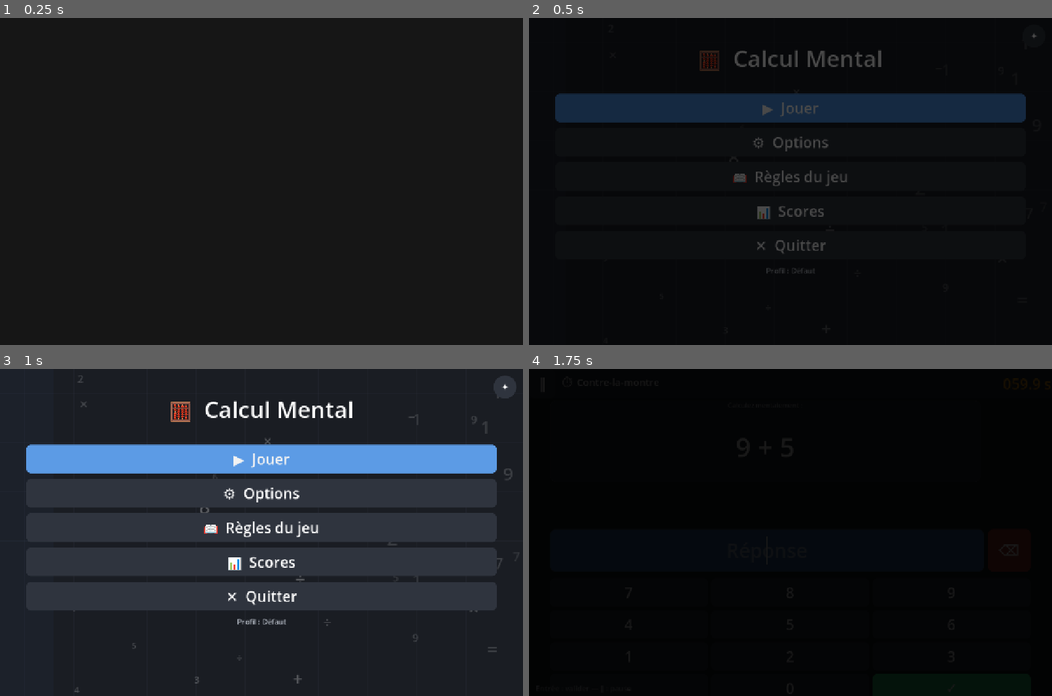
Above: before the commit, frames 1-4 (two rows, left to right).
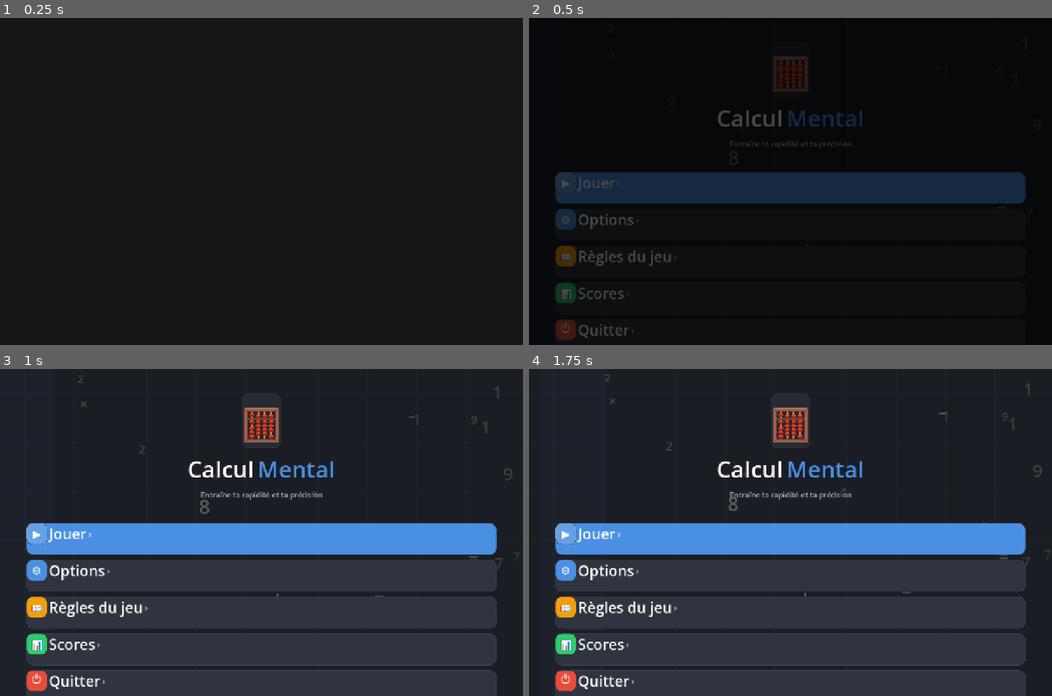
Above: after the commit, the same moments.

Repository: lebienflorian-cmd/Calcul-Mental-Godot-Android
Game: Godot game, scene res://scenes/Main.tscn
The game is run twice, just before and just after one commit, with the same random seed, the same clock (stepped at 60 frames per second) and the same inputs.
Inputs (mouse positions are in pixels of both pictures, inside the frame that each line leads up to):
- Up to frame 1 (0.25 s): no input
- Up to frame 2 (0.5 s): no input
- Up to frame 3 (1 s): click (261, 460) at 0.5 s, where only the run before the commit has a clickable "▶ Jouer"
- Up to frame 4 (1.75 s): click (790, 460) at 1.25 s, where only the run before the commit has a clickable "▶ Jouer"

Frame 1 is identical in both runs. In frame 2, 20% of the frame differs, in the area x 5-97%, y 4-99%; in frame 3, 52%; in frame 4, 99%, in the area x 0-100%, y 0-100%.

Commit message:
Refactor main menu into modern mobile card layout

Diff:
--- a/scripts/scenes/main_menu.gd
+++ b/scripts/scenes/main_menu.gd
@@ -22,9 +22,11 @@
 	set_process(true)
 
 func _build_ui() -> void:
-	var vp  := get_viewport_rect().size
-	var vw  := vp.x
+	var vp := get_viewport_rect().size
+	var vw := vp.x
 	var margin := maxf(20.0, vw * 0.05)
+	var safe_top := maxi(60, int(DisplayServer.screen_get_usable_rect().position.y + 24.0))
+
 	# Conteneur principal pleine largeur
 	var root := VBoxContainer.new()
 	root.anchor_left = 0.0
@@ -33,54 +35,182 @@
 	root.anchor_bottom = 1.0
 	root.offset_left = margin
 	root.offset_right = -margin
-	root.offset_top = 60
-	root.offset_bottom = -40
-	root.add_theme_constant_override("separation", 14)
+	root.offset_top = safe_top
+	root.offset_bottom = -24
 	add_child(root)
 
-	# Titre
-	_title_label = Label.new()
-	_title_label.text = "🧮  Calcul Mental"
-	_title_label.add_theme_color_override("font_color", ThemeManager.TEXT)
-	_title_label.add_theme_font_size_override("font_size", ThemeManager.scaled_i(ThemeManager.FONT_TITLE))
-	_title_label.horizontal_alignment = HORIZONTAL_ALIGNMENT_CENTER
-	root.add_child(_title_label)
-
-	# Espacement
-	var spacer := Control.new()
-	spacer.custom_minimum_size = Vector2(0, 20)
-	root.add_child(spacer)
-
-	# Boutons principaux
-	_add_menu_button(root, "▶  Jouer",          ThemeManager.ACCENT,   _on_play)
-	_add_menu_button(root, "⚙  Options",        ThemeManager.SURFACE_2, _on_options)
-	_add_menu_button(root, "📖  Règles du jeu", ThemeManager.SURFACE_2, _on_rules)
-	_add_menu_button(root, "📊  Scores",        ThemeManager.SURFACE_2, _on_scores)
-	_add_menu_button(root, "✕  Quitter",        ThemeManager.SURFACE_2, _on_quit)
-
-	# Profil affiché en bas
-	var prof := Label.new()
-	prof.text = "Profil : %s" % ProfileManager.current_profile
-	prof.add_theme_color_override("font_color", ThemeManager.TEXT_DIM)
-	prof.add_theme_font_size_override("font_size", ThemeManager.scaled_i(ThemeManager.FONT_SMALL))
-	prof.horizontal_alignment = HORIZONTAL_ALIGNMENT_CENTER
-	root.add_child(prof)
-	ProfileManager.profile_changed.connect(func(n): prof.text = "Profil : %s" % n)
-
-	# Bouton "changer fond" en haut à droite
-	var bg_btn := Button.new()
-	bg_btn.text = "✦"
-	bg_btn.size = Vector2(56, 56)
-	bg_btn.position = Vector2(get_viewport_rect().size.x - 72, 16)
-	bg_btn.add_theme_color_override("font_color", ThemeManager.TEXT)
-	bg_btn.add_theme_font_size_override("font_size", ThemeManager.scaled_i(ThemeManager.FONT_MED))
-	bg_btn.tooltip_text = "Changer le fond animé"
-	var sb := ThemeManager.make_button_style(ThemeManager.SURFACE_2, 28)
-	bg_btn.add_theme_stylebox_override("normal", sb)
-	bg_btn.add_theme_stylebox_override("hover", ThemeManager.make_button_style(ThemeManager.BORDER, 28))
-	bg_btn.add_theme_stylebox_override("pressed", ThemeManager.make_button_style(ThemeManager.ACCENT, 28))
-	bg_btn.pressed.connect(_on_toggle_bg)
-	add_child(bg_btn)
+	# Bloc centré verticalement
+	var center_block := VBoxContainer.new()
+	center_block.size_flags_vertical = Control.SIZE_SHRINK_CENTER
+	center_block.add_theme_constant_override("separation", 12)
+	root.add_child(center_block)
+
+	# HEADER BLOCK
+	var icon_bg := PanelContainer.new()
+	icon_bg.custom_minimum_size = Vector2(96, 96)
+	icon_bg.size_flags_horizontal = Control.SIZE_SHRINK_CENTER
+	icon_bg.add_theme_stylebox_override("panel", ThemeManager.make_panel_style(ThemeManager.SURFACE, 20))
+	center_block.add_child(icon_bg)
+
+	var icon_label := Label.new()
+	icon_label.text = "🧮"
+	icon_label.horizontal_alignment = HORIZONTAL_ALIGNMENT_CENTER
+	icon_label.vertical_alignment = VERTICAL_ALIGNMENT_CENTER
+	icon_label.add_theme_font_size_override("font_size", 96)
+	icon_bg.add_child(icon_label)
+
+	var title_row := HBoxContainer.new()
+	title_row.alignment = BoxContainer.ALIGNMENT_CENTER
+	title_row.add_theme_constant_override("separation", 8)
+	center_block.add_child(title_row)
+
+	var title_calcul := Label.new()
+	title_calcul.text = "Calcul"
+	title_calcul.add_theme_color_override("font_color", ThemeManager.TEXT)
+	title_calcul.add_theme_font_size_override("font_size", ThemeManager.scaled_i(56))
+	title_calcul.add_theme_font_override("font", ThemeDB.fallback_font)
+	title_row.add_child(title_calcul)
+
+	var title_mental := Label.new()
+	title_mental.text = "Mental"
+	title_mental.add_theme_color_override("font_color", ThemeManager.ACCENT)
+	title_mental.add_theme_font_size_override("font_size", ThemeManager.scaled_i(56))
+	title_mental.add_theme_font_override("font", ThemeDB.fallback_font)
+	title_row.add_child(title_mental)
+
+	var subtitle := Label.new()
+	subtitle.text = "Entraîne ta rapidité et ta précision"
+	subtitle.horizontal_alignment = HORIZONTAL_ALIGNMENT_CENTER
+	subtitle.add_theme_color_override("font_color", ThemeManager.TEXT_DIM)
+	subtitle.add_theme_font_size_override("font_size", ThemeManager.scaled_i(ThemeManager.FONT_SMALL))
+	center_block.add_child(subtitle)
+
+	var subtitle_gap := Control.new()
+	subtitle_gap.custom_minimum_size = Vector2(0, 32)
+	center_block.add_child(subtitle_gap)
+
+	# MENU ITEMS en cartes
+	_add_menu_card(center_block, "▶", Color(1, 1, 1, 0.15), "Jouer", _on_play, true)
+	_add_menu_card(center_block, "⚙", ThemeManager.ACCENT, "Options", _on_options, false)
+	_add_menu_card(center_block, "📖", Color("#F59E0B"), "Règles du jeu", _on_rules, false)
+	_add_menu_card(center_block, "📊", ThemeManager.SUCCESS, "Scores", _on_scores, false)
+	_add_menu_card(center_block, "⏻", ThemeManager.ERROR, "Quitter", _on_quit, false)
+
+	# Profil affiché en bas (pill)
+	var prof_panel := PanelContainer.new()
+	prof_panel.size_flags_horizontal = Control.SIZE_SHRINK_CENTER
+	var prof_bg := Color(ThemeManager.SURFACE_2.r, ThemeManager.SURFACE_2.g, ThemeManager.SURFACE_2.b, 0.5)
+	var prof_style := ThemeManager.make_panel_style(prof_bg, 20)
+	prof_panel.add_theme_stylebox_override("panel", prof_style)
+	prof_panel.add_theme_constant_override("margin_left", 12)
+	prof_panel.add_theme_constant_override("margin_right", 12)
+	prof_panel.add_theme_constant_override("margin_top", 8)
+	prof_panel.add_theme_constant_override("margin_bottom", 8)
+	center_block.add_child(prof_panel)
+
+	var prof_row := HBoxContainer.new()
+	prof_row.add_theme_constant_override("separation", 6)
+	prof_panel.add_child(prof_row)
+
+	var prof_icon := Label.new()
+	prof_icon.text = "👤"
+	prof_icon.add_theme_font_size_override("font_size", ThemeManager.scaled_i(ThemeManager.FONT_SMALL))
+	prof_row.add_child(prof_icon)
+
+	var prof_prefix := Label.new()
+	prof_prefix.text = "Profil actif : "
+	prof_prefix.add_theme_color_override("font_color", ThemeManager.TEXT_DIM)
+	prof_prefix.add_theme_font_size_override("font_size", ThemeManager.scaled_i(ThemeManager.FONT_SMALL))
+	prof_row.add_child(prof_prefix)
+
+	var prof_name := Label.new()
+	prof_name.text = ProfileManager.current_profile
+	prof_name.add_theme_color_override("font_color", ThemeManager.ACCENT)
+	prof_name.add_theme_font_size_override("font_size", ThemeManager.scaled_i(ThemeManager.FONT_SMALL))
+	prof_row.add_child(prof_name)
+	ProfileManager.profile_changed.connect(func(n): prof_name.text = n)
+
+func _add_menu_card(parent: Node, icon_emoji: String, icon_bg_color: Color, label: String, cb: Callable, is_primary: bool) -> Button:
+	var card := Button.new()
+	card.custom_minimum_size = Vector2(0, 78)
+	card.size_flags_horizontal = Control.SIZE_EXPAND_FILL
+	card.alignment = HORIZONTAL_ALIGNMENT_LEFT
+	card.mouse_default_cursor_shape = Control.CURSOR_POINTING_HAND
+	card.add_theme_constant_override("h_separation", 12)
+	card.add_theme_constant_override("content_margin_left", 16)
+	card.add_theme_constant_override("content_margin_right", 16)
+	card.add_theme_constant_override("content_margin_top", 8)
+	card.add_theme_constant_override("content_margin_bottom", 8)
+
+	var base_color := ThemeManager.ACCENT if is_primary else ThemeManager.SURFACE_2
+	var hover_color := base_color.lightened(0.08)
+	var pressed_color := base_color.darkened(0.12)
+
+	var base_style := ThemeManager.make_button_style(base_color, 16)
+	base_style.border_width_left = 1
+	base_style.border_width_top = 1
+	base_style.border_width_right = 1
+	base_style.border_width_bottom = 1
+	base_style.border_color = ThemeManager.BORDER
+
+	var hover_style := ThemeManager.make_button_style(hover_color, 16)
+	hover_style.border_width_left = 1
+	hover_style.border_width_top = 1
+	hover_style.border_width_right = 1
+	hover_style.border_width_bottom = 1
+	hover_style.border_color = ThemeManager.BORDER
+
+	var pressed_style := ThemeManager.make_button_style(pressed_color, 16)
+	pressed_style.border_width_left = 1
+	pressed_style.border_width_top = 1
+	pressed_style.border_width_right = 1
+	pressed_style.border_width_bottom = 1
+	pressed_style.border_color = ThemeManager.BORDER
+
+	card.add_theme_stylebox_override("normal", base_style)
+	card.add_theme_stylebox_override("hover", hover_style)
+	card.add_theme_stylebox_override("pressed", pressed_style)
+
+	var content := HBoxContainer.new()
+	content.alignment = BoxContainer.ALIGNMENT_CENTER
+	content.size_flags_horizontal = Control.SIZE_EXPAND_FILL
+	content.mouse_filter = Control.MOUSE_FILTER_IGNORE
+	card.add_child(content)
+
+	var tile := PanelContainer.new()
+	tile.custom_minimum_size = Vector2(52, 52)
+	var tile_style := ThemeManager.make_panel_style(icon_bg_color, 14)
+	tile.add_theme_stylebox_override("panel", tile_style)
+	content.add_child(tile)
+
+	var tile_label := Label.new()
+	tile_label.text = icon_emoji
+	tile_label.horizontal_alignment = HORIZONTAL_ALIGNMENT_CENTER
+	tile_label.vertical_alignment = VERTICAL_ALIGNMENT_CENTER
+	tile_label.add_theme_font_size_override("font_size", 28)
+	tile.add_child(tile_label)
+
+	var title := Label.new()
+	title.text = label
+	title.size_flags_horizontal = Control.SIZE_EXPAND_FILL
+	title.vertical_alignment = VERTICAL_ALIGNMENT_CENTER
+	title.add_theme_font_size_override("font_size", ThemeManager.scaled_i(ThemeManager.FONT_LARGE))
+	title.add_theme_color_override("font_color", Color.WHITE if is_primary else ThemeManager.TEXT)
+	content.add_child(title)
+
+	var chevron := Label.new()
+	chevron.text = "›"
+	chevron.add_theme_font_size_override("font_size", ThemeManager.scaled_i(ThemeManager.FONT_MED))
+	chevron.add_theme_color_override("font_color", Color.WHITE if is_primary else ThemeManager.TEXT_DIM)
+	chevron.vertical_alignment = VERTICAL_ALIGNMENT_CENTER
+	content.add_child(chevron)
+
+	card.pressed.connect(func():
+		AudioManager.play_sfx("click")
+		cb.call()
+	)
+	parent.add_child(card)
+	return card
 
 func _add_menu_button(parent: Node, label: String, color: Color, cb: Callable) -> Button:
 	var b := Button.new()
@@ -88,8 +218,8 @@
 	b.custom_minimum_size = Vector2(0, 64)
 	b.add_theme_color_override("font_color", ThemeManager.TEXT)
 	b.add_theme_font_size_override("font_size", ThemeManager.scaled_i(ThemeManager.FONT_LARGE))
-	b.add_theme_stylebox_override("normal",  ThemeManager.make_button_style(color, 12))
-	b.add_theme_stylebox_override("hover",   ThemeManager.make_button_style(color.lightened(0.1), 12))
+	b.add_theme_stylebox_override("normal", ThemeManager.make_button_style(color, 12))
+	b.add_theme_stylebox_override("hover", ThemeManager.make_button_style(color.lightened(0.1), 12))
 	b.add_theme_stylebox_override("pressed", ThemeManager.make_button_style(color.darkened(0.15), 12))
 	b.mouse_default_cursor_shape = Control.CURSOR_POINTING_HAND
 	b.pressed.connect(func():
